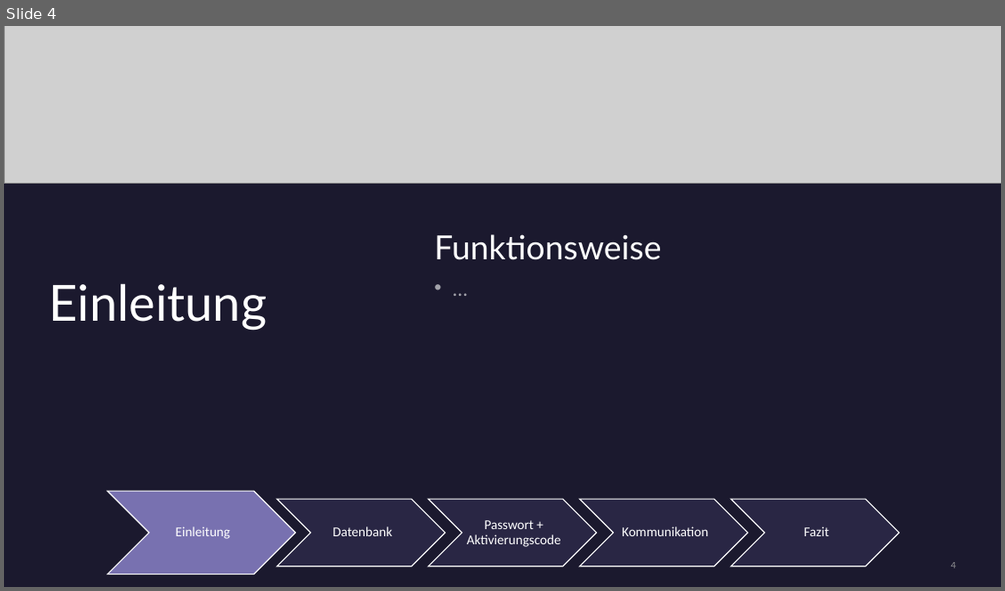
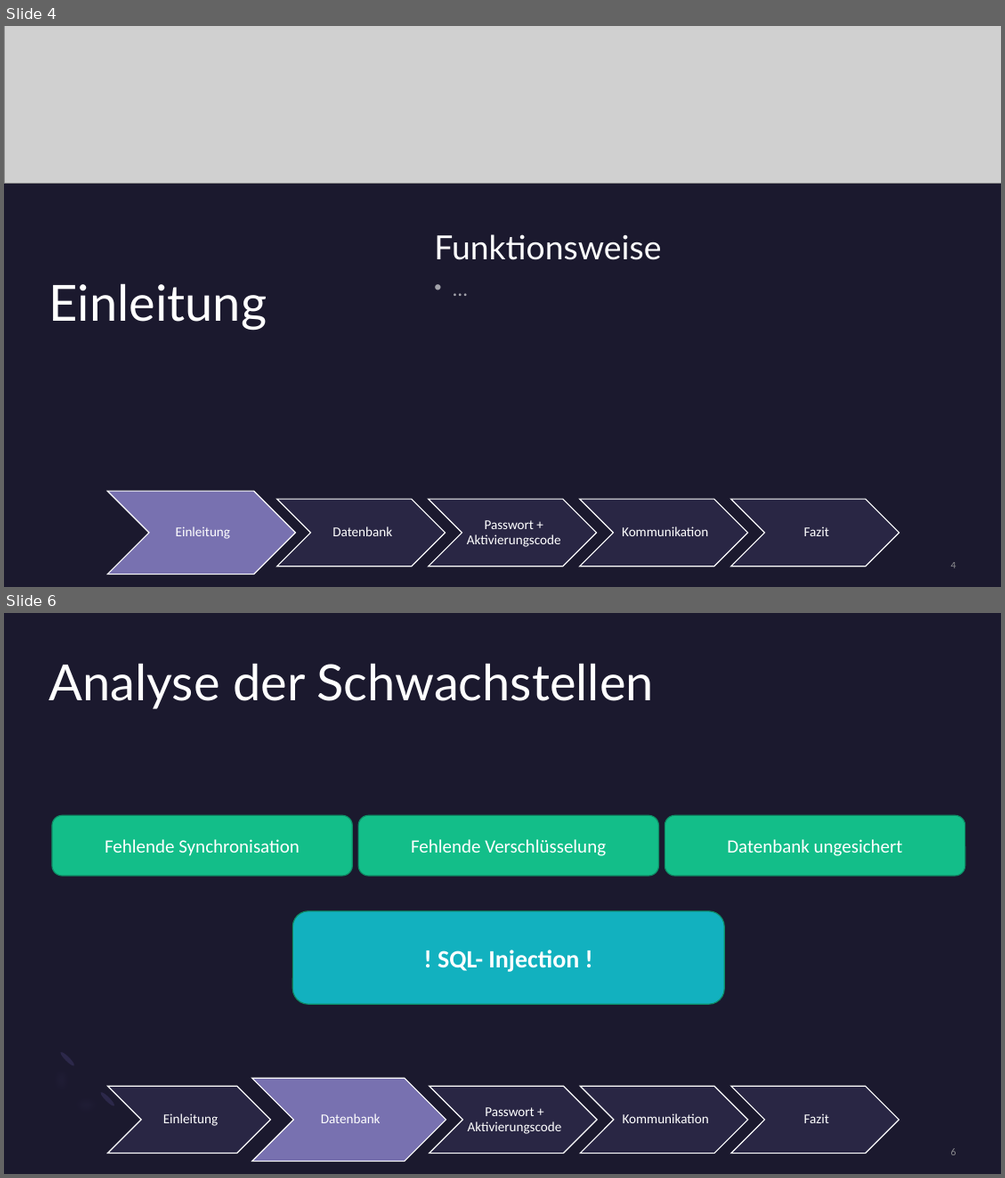
Before and after one commit to hagengruber/chess_server_strong, a slide deck: Alternativ Version.pptx. Shown one above the other, each under a label of ours: slide 4 before the commit, slides 4 and 6 after it; the slides between them are not shown. The pictures are 1005x591 and 1005x1178 pixels, drawn with LibreOffice and Linux fonts; fonts in the diff are those of the drawing; grey boxes stand for pictures. Boxes give left, top, right and bottom in pixels: in the first picture for what was removed or moved away, otherwise in the second. Text is boxed around its words. In the diff, an @@ line names an element or a change of style, - is before the commit and + after.

```diff
--- a/Alternativ Version.pptx
+++ b/Alternativ Version.pptx
@@ slide 6 added at bbox=[4, 613, 1001, 1174], background #1B192E @@
@@ title added at bbox=[49, 663, 654, 709], 48 pt, text #FFFFFF @@
+Analyse der Schwachstellen
@@ rounded rectangle added at bbox=[52, 816, 353, 876], fill #13BE89, outline #0E8D65 1 pt, 18 pt, text #FFFFFF @@
+Fehlende Synchronisation
@@ rounded rectangle added at bbox=[358, 816, 659, 876], fill #13BE89, outline #0E8D65 1 pt, 18 pt, text #FFFFFF @@
+Fehlende Verschlüsselung
@@ rounded rectangle added at bbox=[665, 816, 966, 876], fill #13BE89, outline #0E8D65 1 pt, 18 pt, text #FFFFFF @@
+Datenbank ungesichert
@@ rounded rectangle added at bbox=[292, 911, 724, 1004], fill #12B1BF, outline #0E8D65 1 pt, 24 pt, text #FFFFFF, bold @@
+! SQL- Injection !
@@ freeform shape added at bbox=[33, 1048, 117, 1132], fill #7771B2 at 20% opacity @@
@@ ellipse added at bbox=[59, 1050, 76, 1067], fill #2C284A @@
@@ ellipse added at bbox=[98, 1091, 115, 1108], fill #2C284A @@
@@ group added at bbox=[108, 1078, 899, 1161]: 5 chevrons, 5 texts @@
+Einleitung
+Datenbank
+Passwort + Aktivierungscode
+Kommunikation
+Fazit
@@ text added at bbox=[354, 1155, 410, 1158], 10 pt, text #A6A6A6 at 80% opacity @@
+Beispiel für einen Fußzeilentext
@@ page number added at bbox=[951, 1148, 956, 1155], 10 pt, text #A6A6A6 at 80% opacity @@
+6
```
Also in this commit, not shown: 5 slides changed, 4 other slides added.
